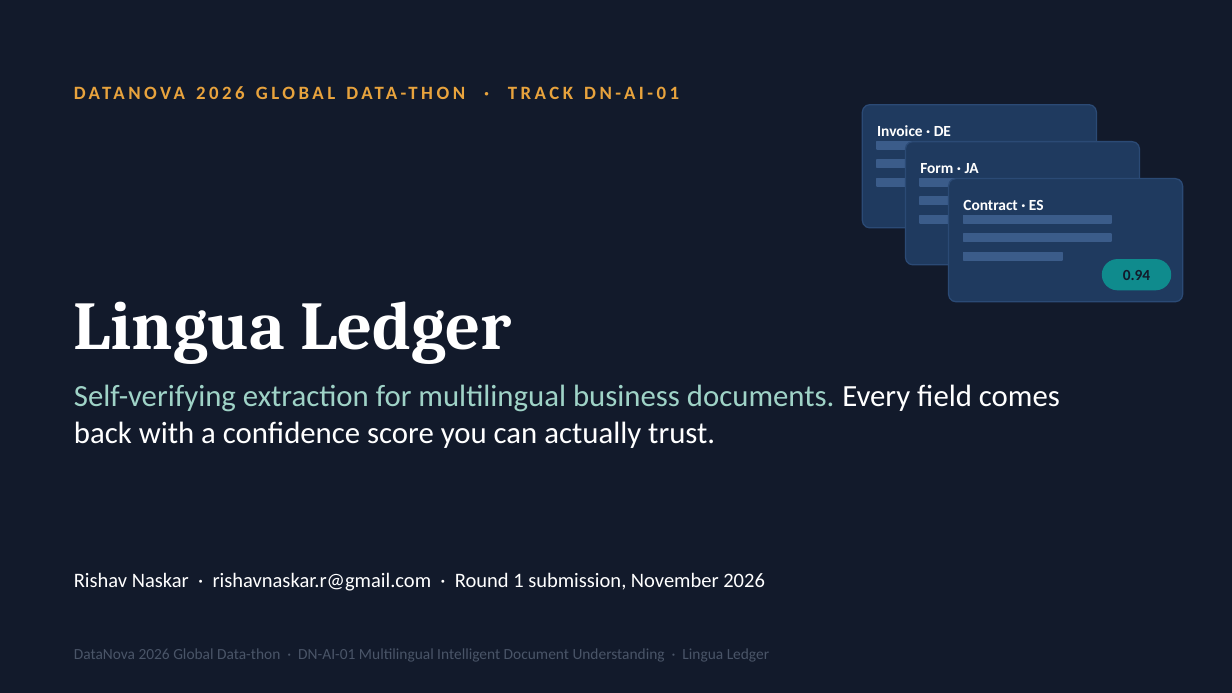
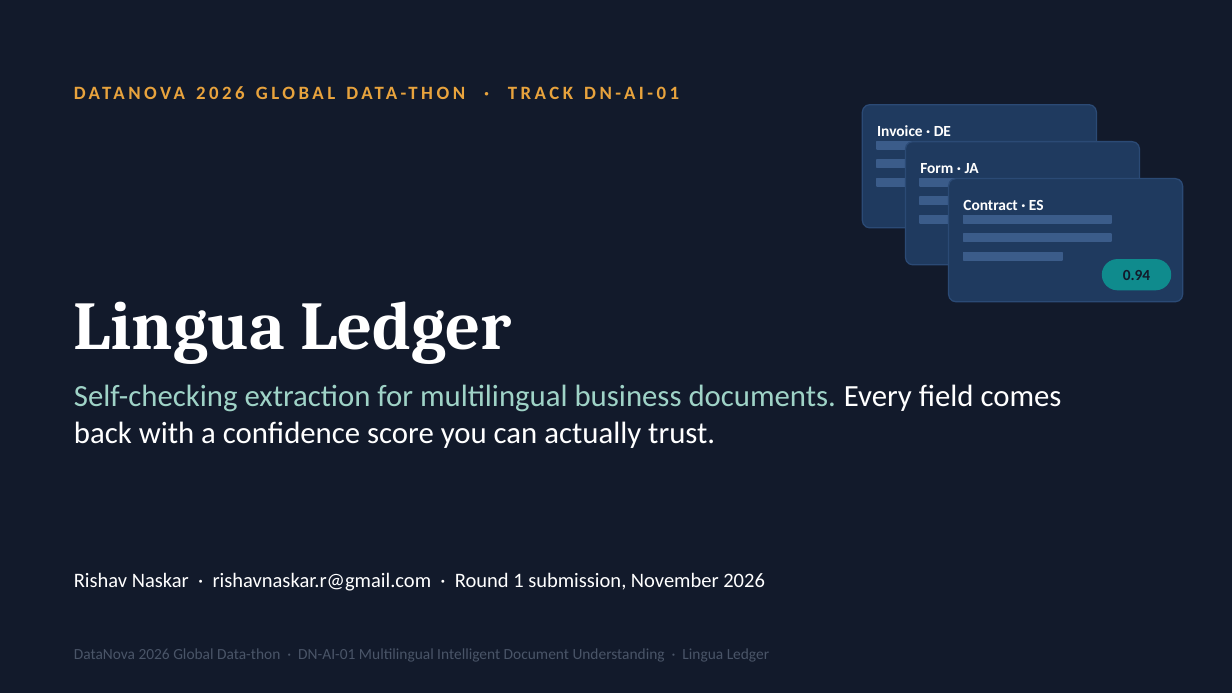
Before and after one commit to rishavnaskar/lingua-ledger, a slide deck: slide 1 of deck/LinguaLedger-DataNova2026-Round1.pptx. Drawn at 1232x693 pixels with LibreOffice and Linux fonts; fonts in the diff are those of the drawing. Boxes give left, top, right and bottom in pixels: in the first picture for what was removed or moved away, otherwise in the second. Text is boxed around its words. In the diff, an @@ line names an element or a change of style, - is before the commit and + after.

```diff
--- a/deck/LinguaLedger-DataNova2026-Round1.pptx
+++ b/deck/LinguaLedger-DataNova2026-Round1.pptx
@@ text at bbox=[74, 384, 1062, 448]: text changed @@
-Self-verifying extraction for multilingual business documents. Every field comes back with a confidence score you can actually trust.
+Self-checking extraction for multilingual business documents. Every field comes back with a confidence score you can actually trust.
```
Also in this commit, not shown: 12 other slides changed, 2 other files.
